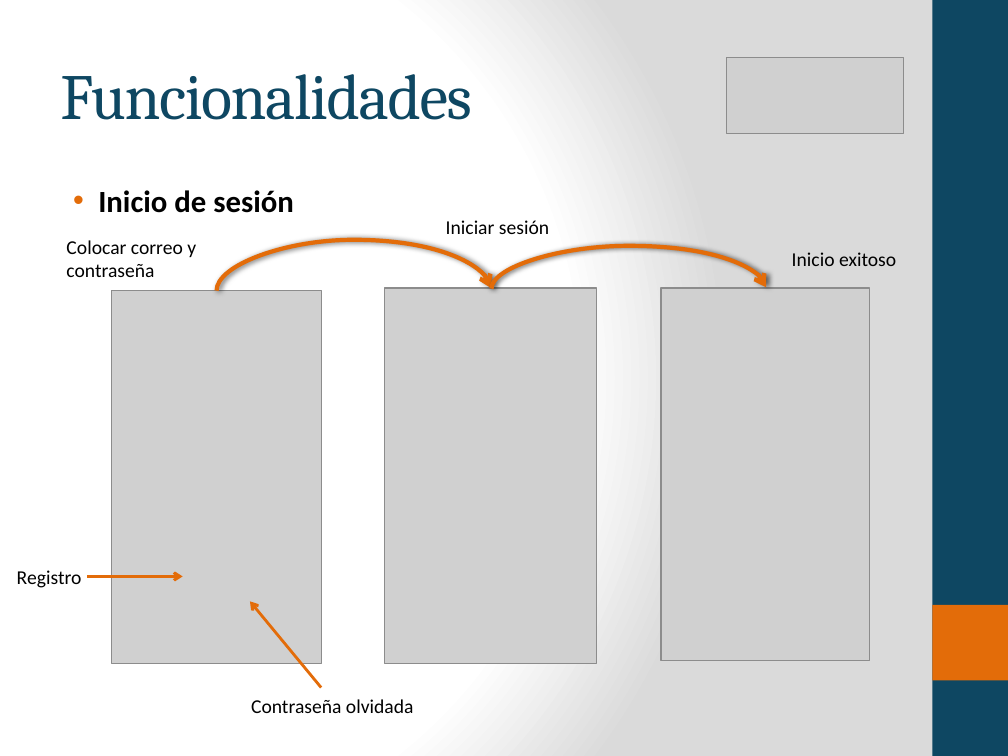
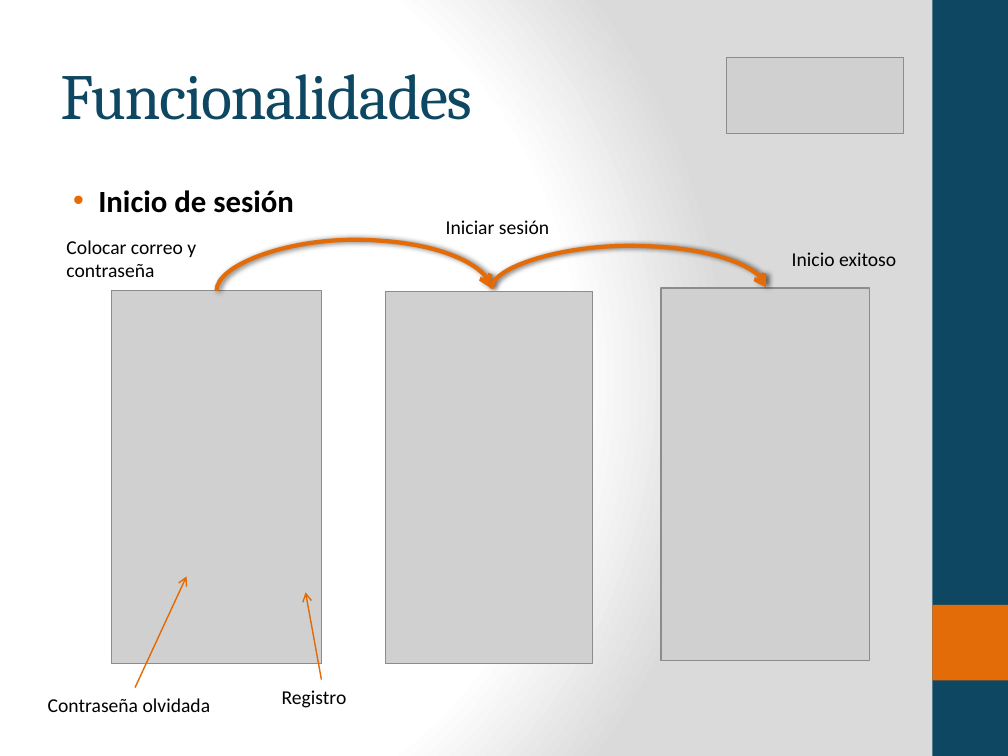
Before and after one commit to byfeedbackfan/feedbackfanApp, a slide deck: slide 7 of docs/presentacion/presentacion producto final Pasantias.pptx. Drawn at 1008x756 pixels with LibreOffice and Linux fonts; fonts in the diff are those of the drawing; grey boxes stand for pictures. Boxes give left, top, right and bottom in pixels: in the first picture for what was removed or moved away, otherwise in the second. Text is boxed around its words. In the diff, an @@ line names an element or a change of style, - is before the commit and + after.

```diff
--- a/docs/presentacion/presentacion producto final Pasantias.pptx
+++ b/docs/presentacion/presentacion producto final Pasantias.pptx
@@ picture: place and size @@
-picture at box(385, 288, 597, 664)
+picture at box(385, 291, 593, 663)
@@ arrow removed from (88, 577) to (182, 577) @@
@@ arrow moved from (322, 687) - (250, 602) to (135, 687) - (186, 577) @@
@@ arrow (135, 687) - (186, 577): stroke #E36C09 2 pt to #E36903 1 pt @@
@@ arrow added from (322, 679) to (305, 593), #E36903 1 pt @@
@@ text "Contraseña olvidada": place and size @@
-text "Contraseña olvidada" at box(251, 699, 414, 713)
+text "Contraseña olvidada" at box(48, 698, 211, 712)
@@ text "Registro": place and size @@
-text "Registro" at box(17, 570, 82, 588)
+text "Registro" at box(282, 690, 347, 708)
```
Also in this commit, not shown: 7 other slides changed, 1 slide removed, 6 other files.
